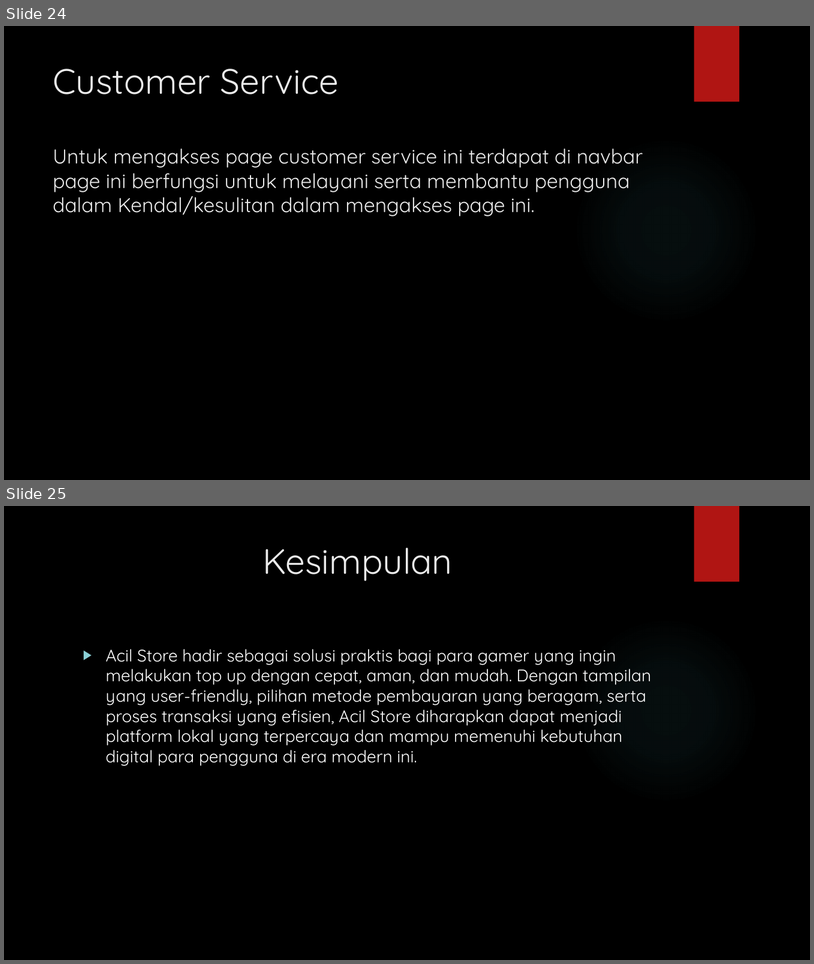
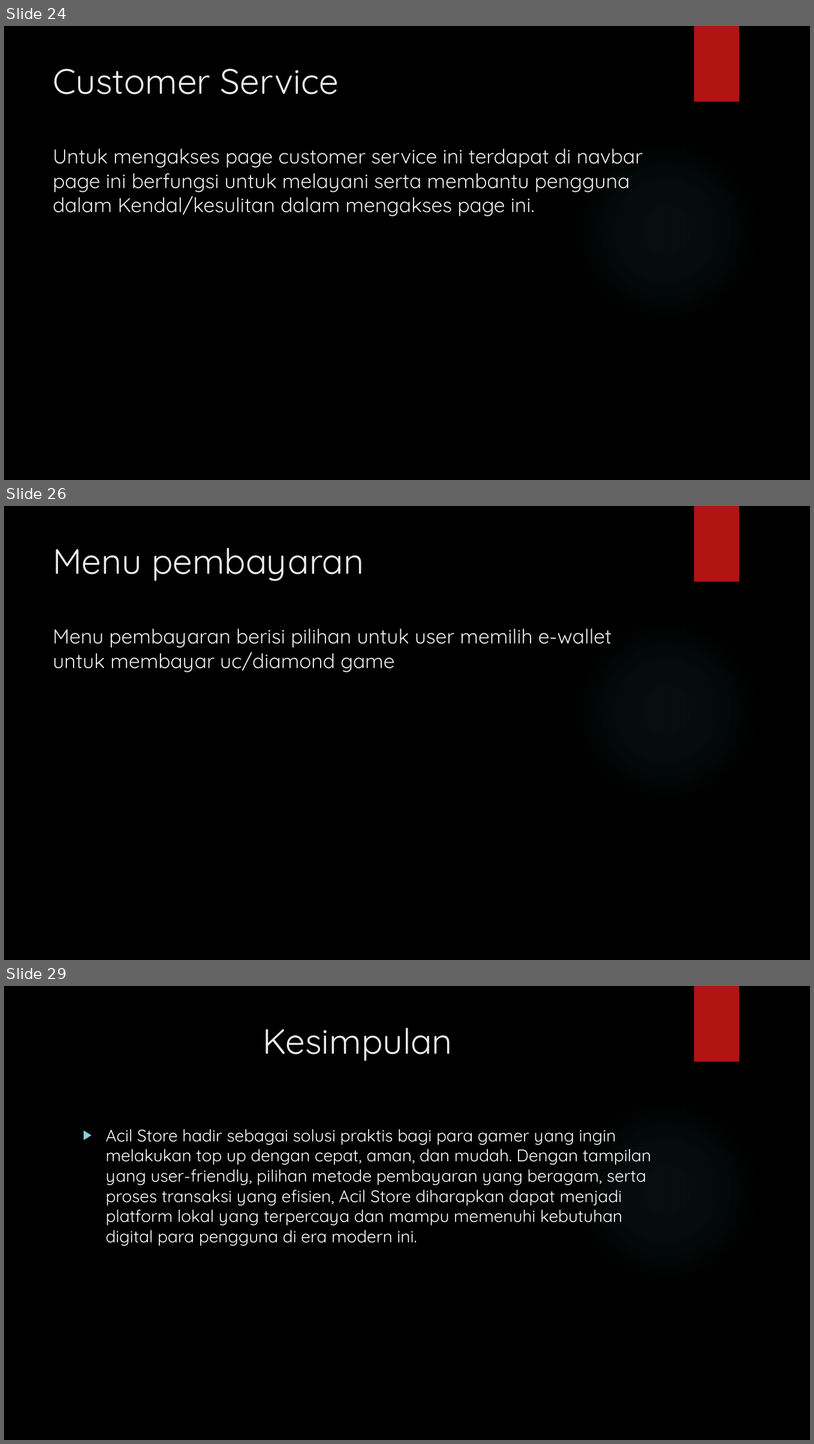
Before and after one commit to pedee13/kelompok3-X-TJKT, a slide deck: laporan ppt/Kelompok 3.pptx. Shown one above the other, each under a label of ours: slides 24 and 25 before the commit, slides 24, 26 and 29 after it; the slides between them are not shown. The pictures are 814x964 and 814x1444 pixels, drawn with LibreOffice and Linux fonts; fonts in the diff are those of the drawing; background and template pictures are left out. Boxes give left, top, right and bottom in pixels: in the first picture for what was removed or moved away, otherwise in the second. Text is boxed around its words. In the diff, an @@ line names an element or a change of style, - is before the commit and + after.

```diff
--- a/laporan ppt/Kelompok 3.pptx
+++ b/laporan ppt/Kelompok 3.pptx
@@ slide 26 added at [4, 506, 810, 960], background picture (left out); not listed: 2 template elements that a slide beside it also shows @@
@@ title added at [53, 547, 612, 672], 24 pt, text #EBEBEB @@
+Menu pembayaran
+Menu pembayaran berisi pilihan untuk user memilih e-wallet untuk membayar uc/diamond game
@@ what was slide 25 is now slide 29 @@
```
Also in this commit, not shown: 3 other slides added, 1 other file.
